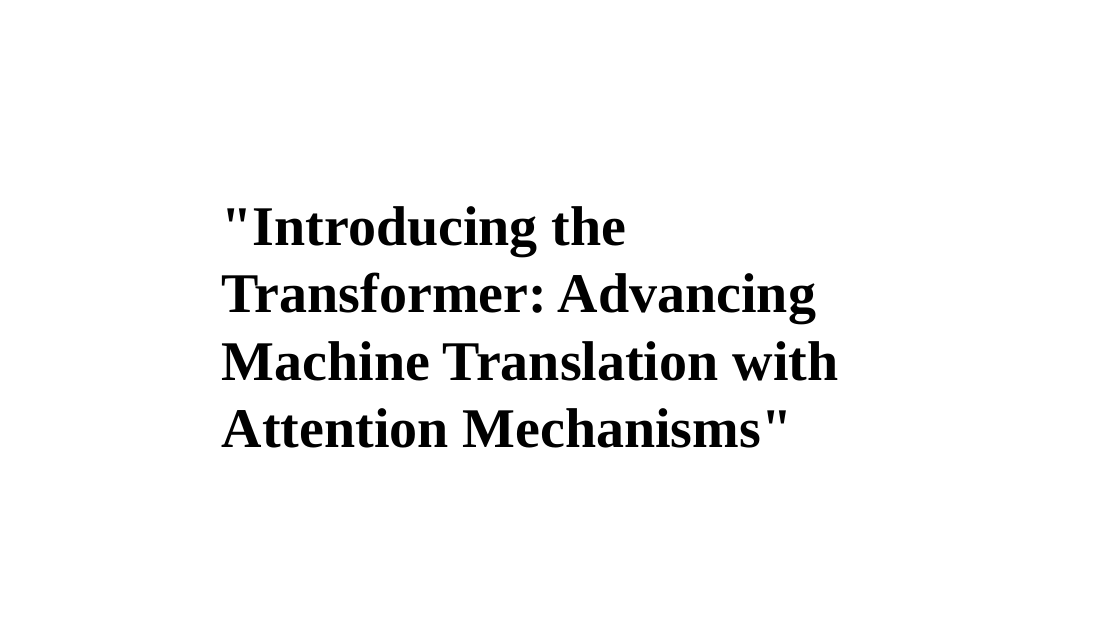
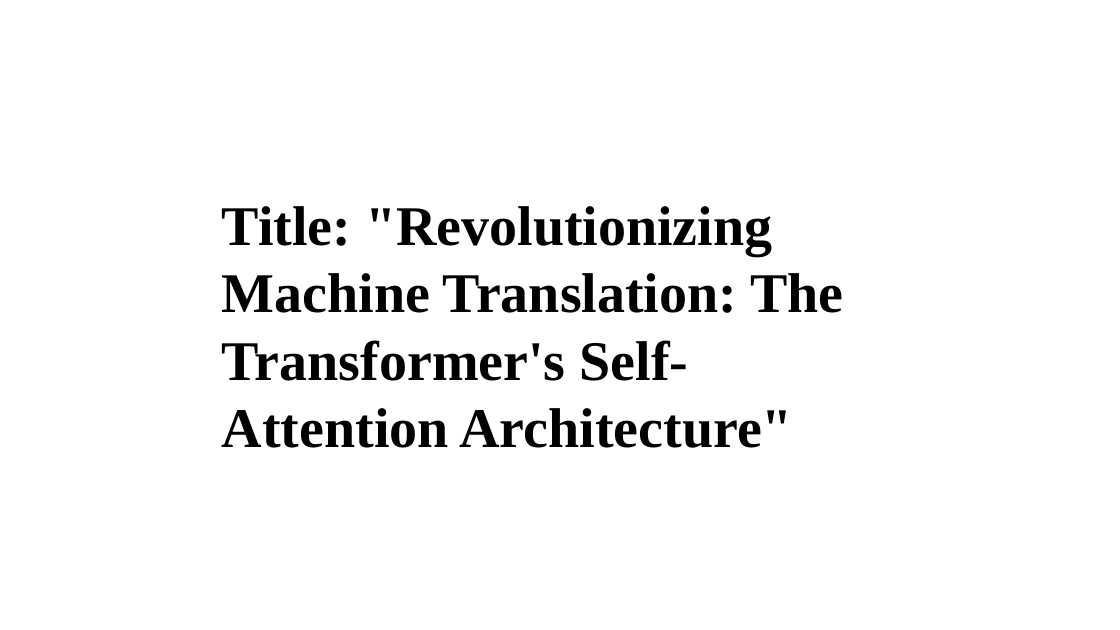
Before and after one commit to Jessie-ZhaoXi/dsa4213-ppt-generator, a slide deck: slide 1 of my_ppts/attention_mode1.pptx. Drawn at 1120x630 pixels with LibreOffice and Linux fonts; fonts in the diff are those of the drawing; background and template pictures are left out. Boxes give left, top, right and bottom in pixels: in the first picture for what was removed or moved away, otherwise in the second. Text is boxed around its words. In the diff, an @@ line names an element or a change of style, - is before the commit and + after.

```diff
--- a/my_ppts/attention_mode1.pptx
+++ b/my_ppts/attention_mode1.pptx
@@ text at <box>222,206,843,448</box>: text changed @@
-"Introducing the Transformer: Advancing Machine Translation with Attention Mechanisms"
+Title: "Revolutionizing Machine Translation: The Transformer's Self-Attention Architecture"
```
Also in this commit, not shown: 5 other slides changed, 7 slides added, 4 slides removed, 7 other files.
